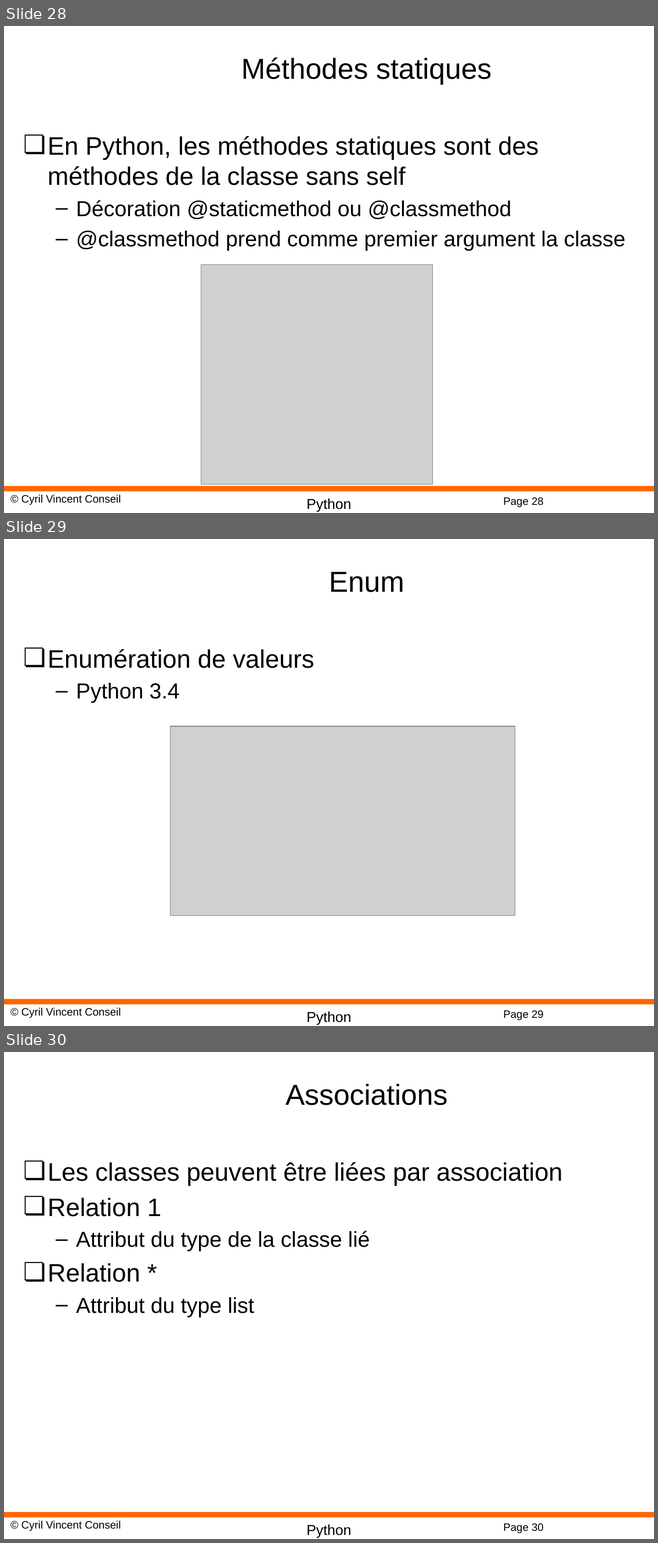
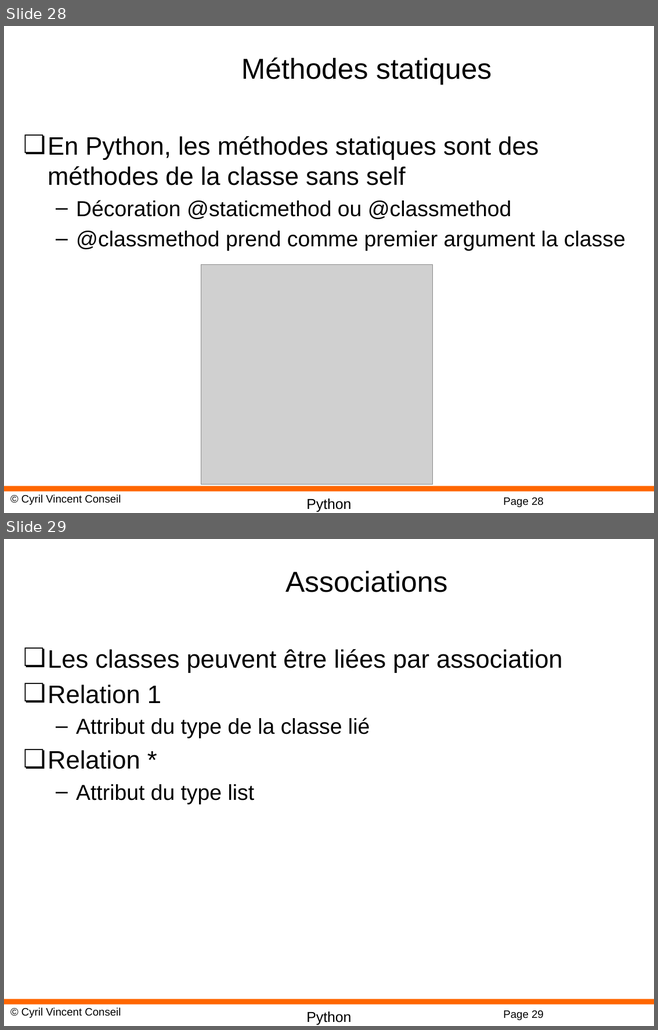
Before and after one commit to cyrilvincent/python, a slide deck: ppt/Python08-OO.pptx. Shown one above the other, each under a label of ours: slides 28, 29 and 30 before the commit, slides 28 and 29 after it. The pictures are 658x1543 and 658x1030 pixels, drawn with LibreOffice and Linux fonts; fonts in the diff are those of the drawing; grey boxes stand for pictures; background and template pictures are left out. Boxes give left, top, right and bottom in pixels: in the first picture for what was removed or moved away, otherwise in the second. Text is boxed around its words. In the diff, an @@ line names an element or a change of style, - is before the commit and + after.

```diff
--- a/ppt/Python08-OO.pptx
+++ b/ppt/Python08-OO.pptx
@@ slide 29 removed at box(4, 539, 654, 1026), background #FFFFFF; not listed: 4 template elements that a slide beside it also shows @@
@@ title removed at box(329, 571, 404, 592) @@
-Enum
@@ text removed at box(48, 649, 314, 703) @@
-❏ Enumération de valeurs
-  – Python 3.4
@@ picture removed at box(170, 726, 514, 915) @@
@@ what was slide 30 is now slide 29 @@
@@ page number at box(503, 1011, 543, 1020): text changed @@
-Page 30
+Page 29
```
Also in this commit, not shown: 2 other files.
